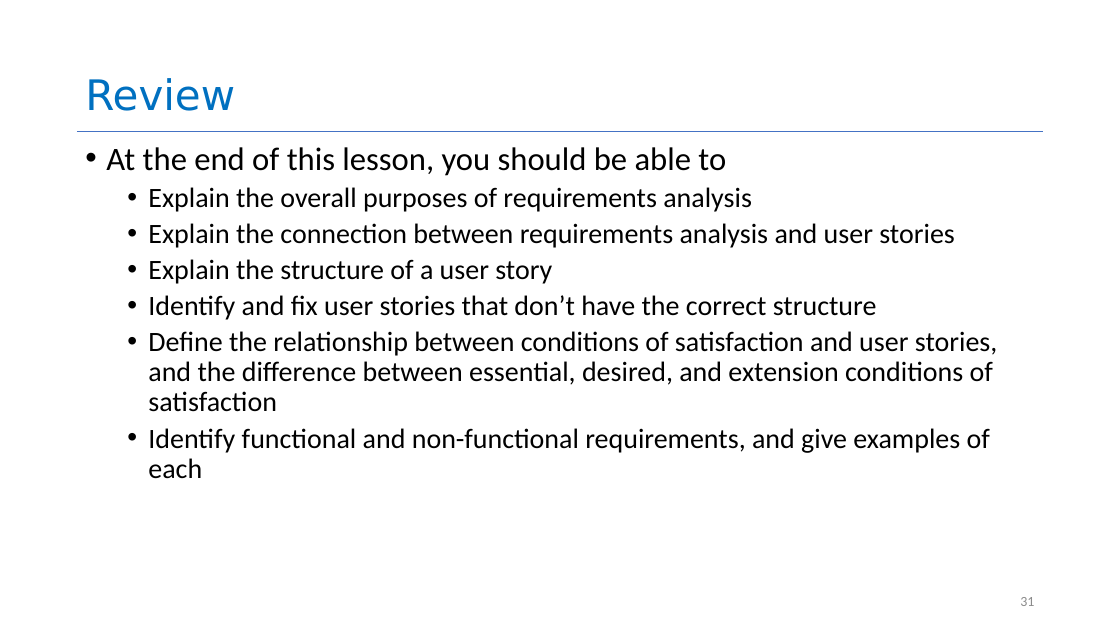
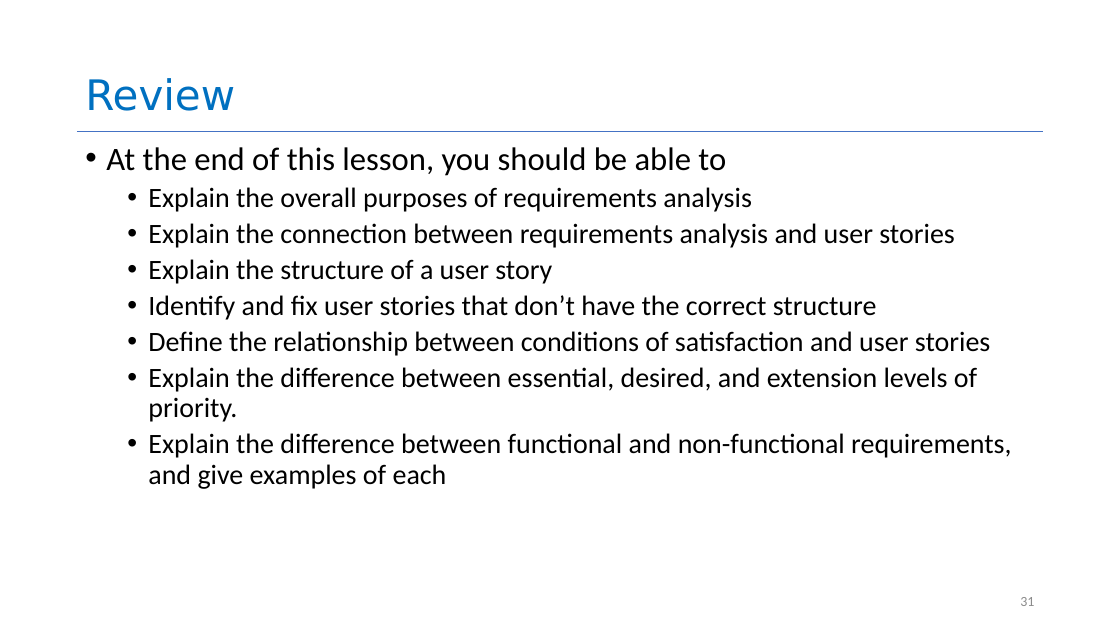
Before and after one commit to neu-se/CS4530-Fall-2026, a slide deck: slide 31 of Slides/Module 01.2 User Stories.pptx. Drawn at 1120x630 pixels with LibreOffice and Linux fonts; fonts in the diff are those of the drawing. Boxes give left, top, right and bottom in pixels: in the first picture for what was removed or moved away, otherwise in the second. Text is boxed around its words. In the diff, an @@ line names an element or a change of style, - is before the commit and + after.

```diff
--- a/Slides/Module 01.2 User Stories.pptx
+++ b/Slides/Module 01.2 User Stories.pptx
@@ text at (148,331,1011,489): text changed @@
-  • Define the relationship between conditions of satisfaction and user stories, and the difference between essential, desired, and extension conditions of satisfaction
-  • Identify functional and non-functional requirements, and give examples of each
+  • Define the relationship between conditions of satisfaction and user stories
+  • Explain the difference between essential, desired, and extension levels of priority.
+  • Explain the difference between functional and non-functional requirements, and give examples of each
```
Also in this commit, not shown: 4 other slides changed, 3 other files.
